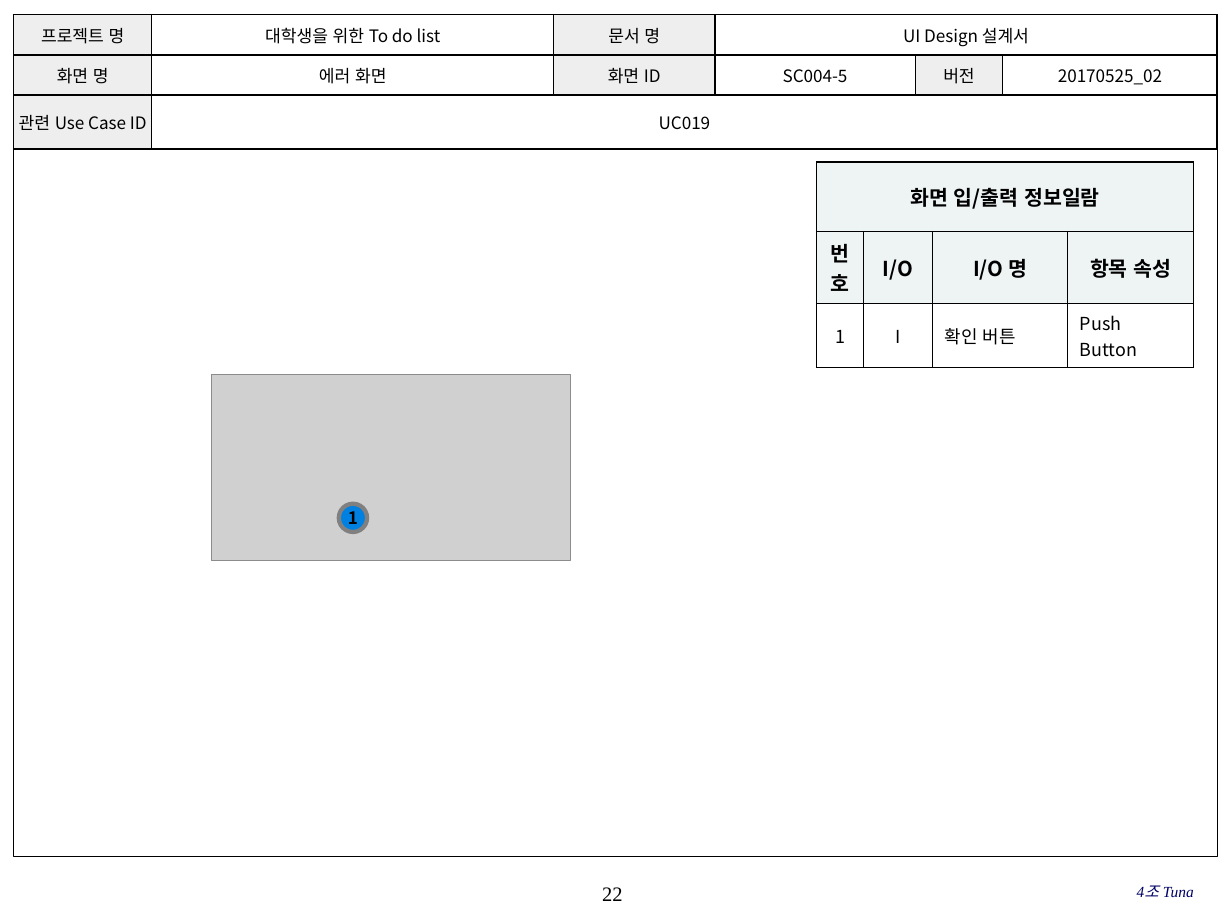
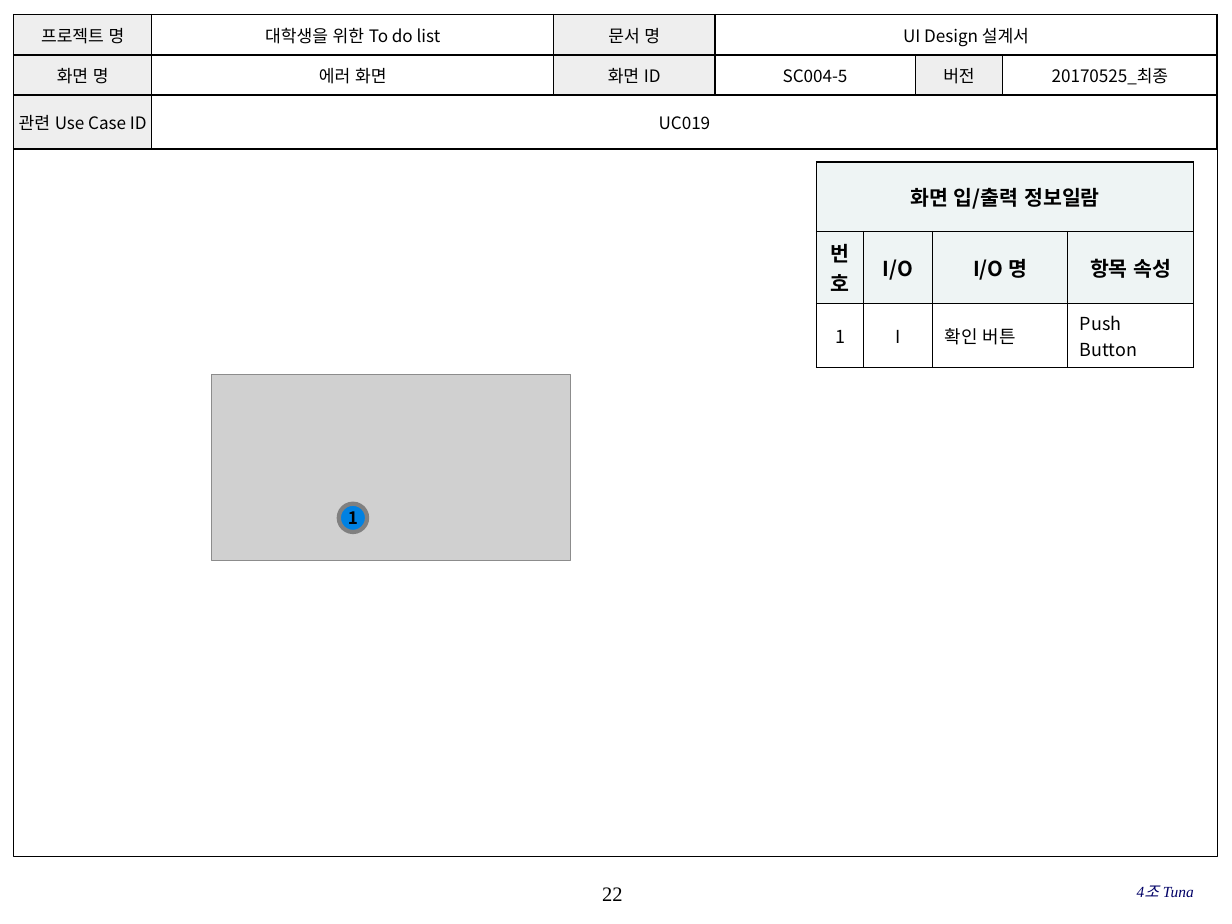
Before and after one commit to SE-admin/SE2017_4_tuna, a slide deck: slide 22 of doc/3_ 설계서/UI Design 설계서.pptx. Drawn at 1232x924 pixels with LibreOffice and Linux fonts; fonts in the diff are those of the drawing; grey boxes stand for pictures; background and template pictures are left out. Boxes give left, top, right and bottom in pixels: in the first picture for what was removed or moved away, otherwise in the second. Text is boxed around its words. In the diff, an @@ line names an element or a change of style, - is before the commit and + after.

Commit message:
doc/3_ 설계서/UI Design 설계서.pptx UI Design 설계서_4_tuna_김태현_20170525_최종 최종 제출

```diff
--- a/doc/3_ 설계서/UI Design 설계서.pptx
+++ b/doc/3_ 설계서/UI Design 설계서.pptx
@@ table at [14,15,1217,142] @@
-row 2, column 6: 20170525_02
+row 2, column 6: 20170525_최종
```
Also in this commit, not shown: 20 other slides changed.
